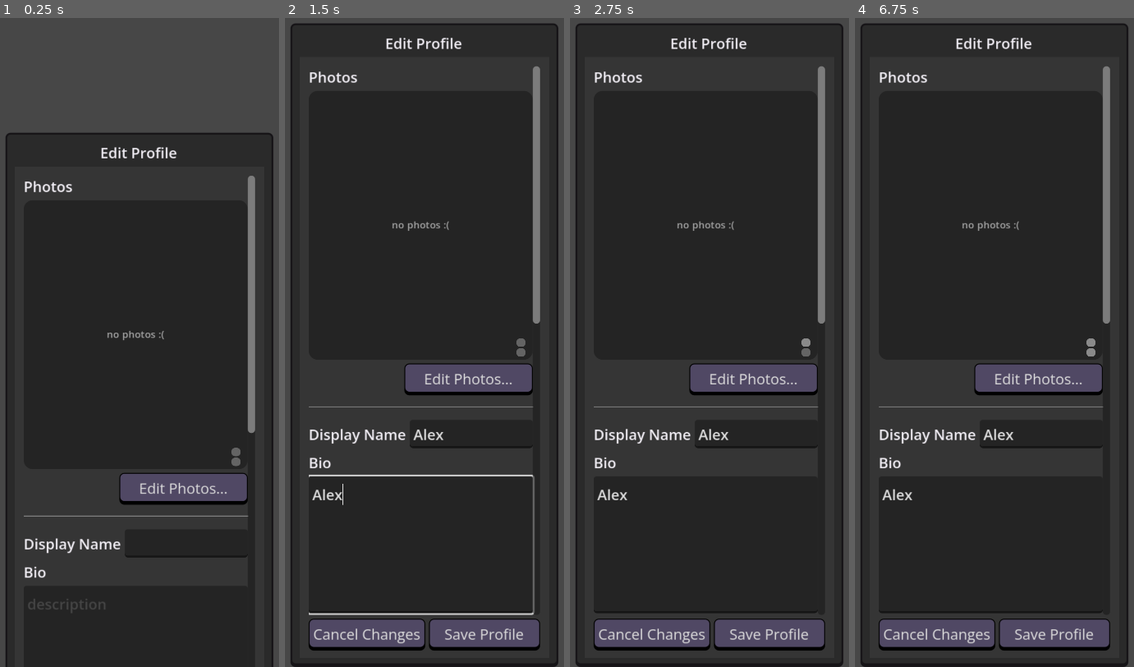
Above: before the commit, frames 1-4 (left to right).
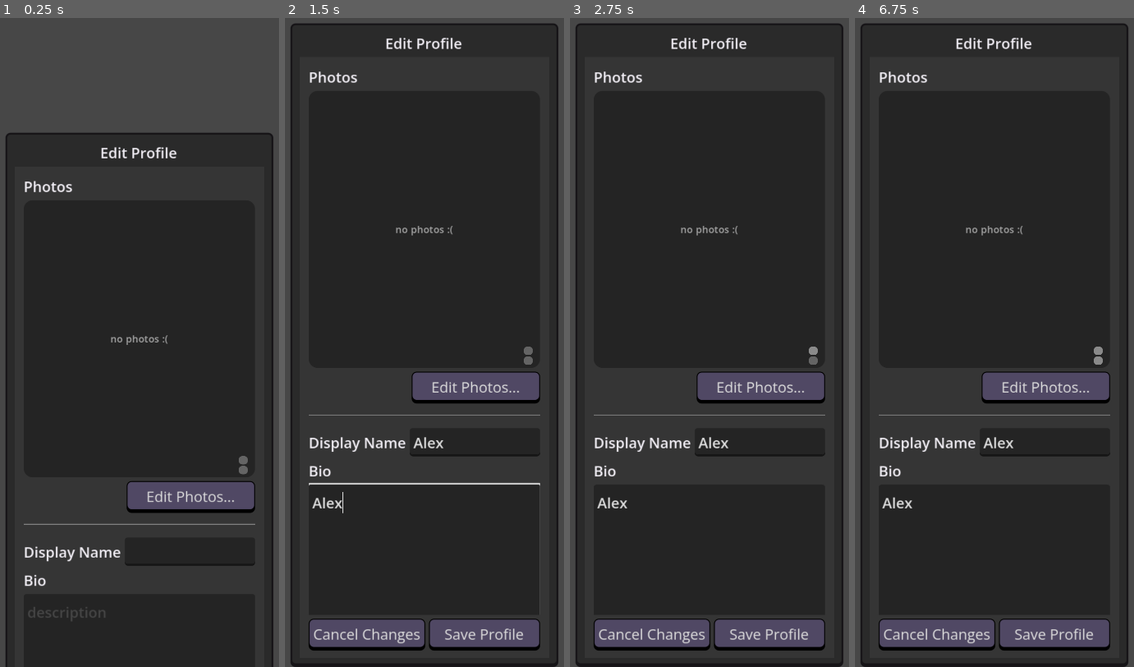
Above: after the commit, the same moments.

Repository: meet-directory/directory-app
Game: Godot game, scene res://app/main_screen/profile/profile_editor/profile_editor_popup.tscn
Two runs of this game, one before a commit and one after it. Both use one fixed random seed, a clock stepped at 60 frames per second and the inputs below. This scene is started directly instead of the project's main scene.
Inputs (mouse positions are in pixels of both pictures, inside the frame that each line leads up to; where the layout moved, square brackets give the same spot in the first picture):
- Up to frame 1 (0.25 s): no input
- Up to frame 2 (1.5 s): click (471, 433) at 0.52 s; type "Alex" at 0.6 s; click (421, 543) at 0.75 s; type "Alex" at 0.83 s; click (527, 342) [519, 336] at 1.25 s
- Up to frame 3 (2.75 s): click (812, 348) [804, 342] at 2 s
- Up to frame 4 (6.75 s): click (1097, 361) [1089, 355] at 2.75 s; click "Edit Photos..." at 3.5 s; click "+" at 4.25 s; click "+" at 5 s; click "+" at 5.75 s; click "Cancel Changes" at 6.5 s

The runs differ from the first frame. In frame 1, 4.6% of the frame differs, in the area x 8-92%, y 24-93%; in frame 2, 5.7%, in the area x 8-92%, y 7-93%; in frame 3, 4.7%; in frame 4, 4.7%.
Error in both runs: Invalid assignment of property or key 'x' with value of type 'Nil' on a base object of type 'Vector2'. (res://app/main_screen/profile/profile_editor/profile_ed…

Commit message:
android export version

Diff:
--- a/app/main_screen/profile/profile_editor/profile_editor.tscn
+++ b/app/main_screen/profile/profile_editor/profile_editor.tscn
@@ -60,6 +60,7 @@
 layout_mode = 2
 size_flags_vertical = 3
 horizontal_scroll_mode = 0
+vertical_scroll_mode = 3
 script = ExtResource("2_odxqi")
 metadata/_custom_type_script = "uid://cmiecml4cjstp"
 
--- a/project.godot
+++ b/project.godot
@@ -47,7 +47,7 @@
 
 window/size/viewport_width=920
 window/size/viewport_height=1080
-window/stretch/aspect="ignore"
+window/stretch/aspect="expand"
 window/stretch/scale=2.0
 window/handheld/orientation=1
 
Not shown, changed: export_presets.cfg
